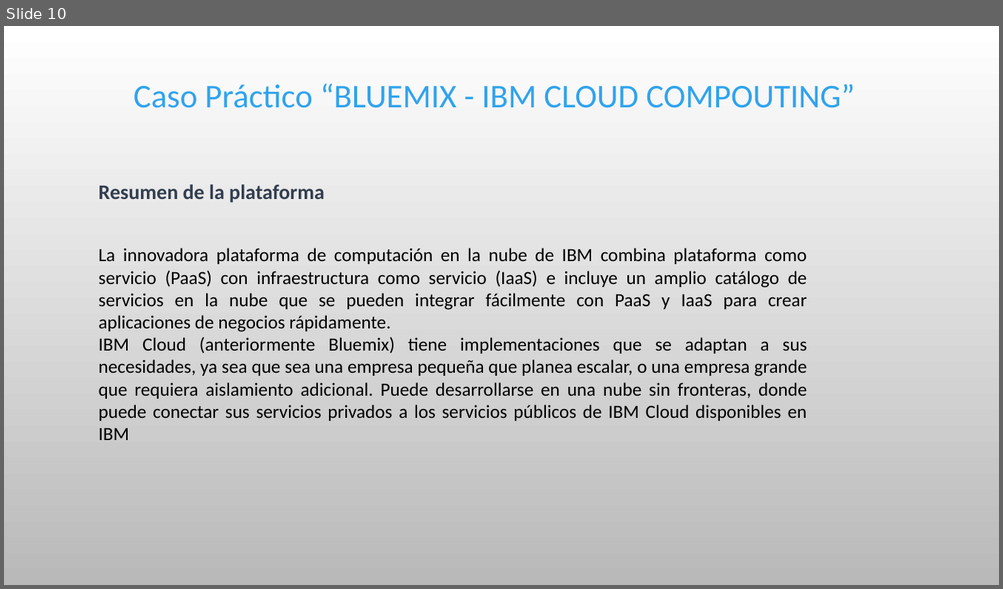
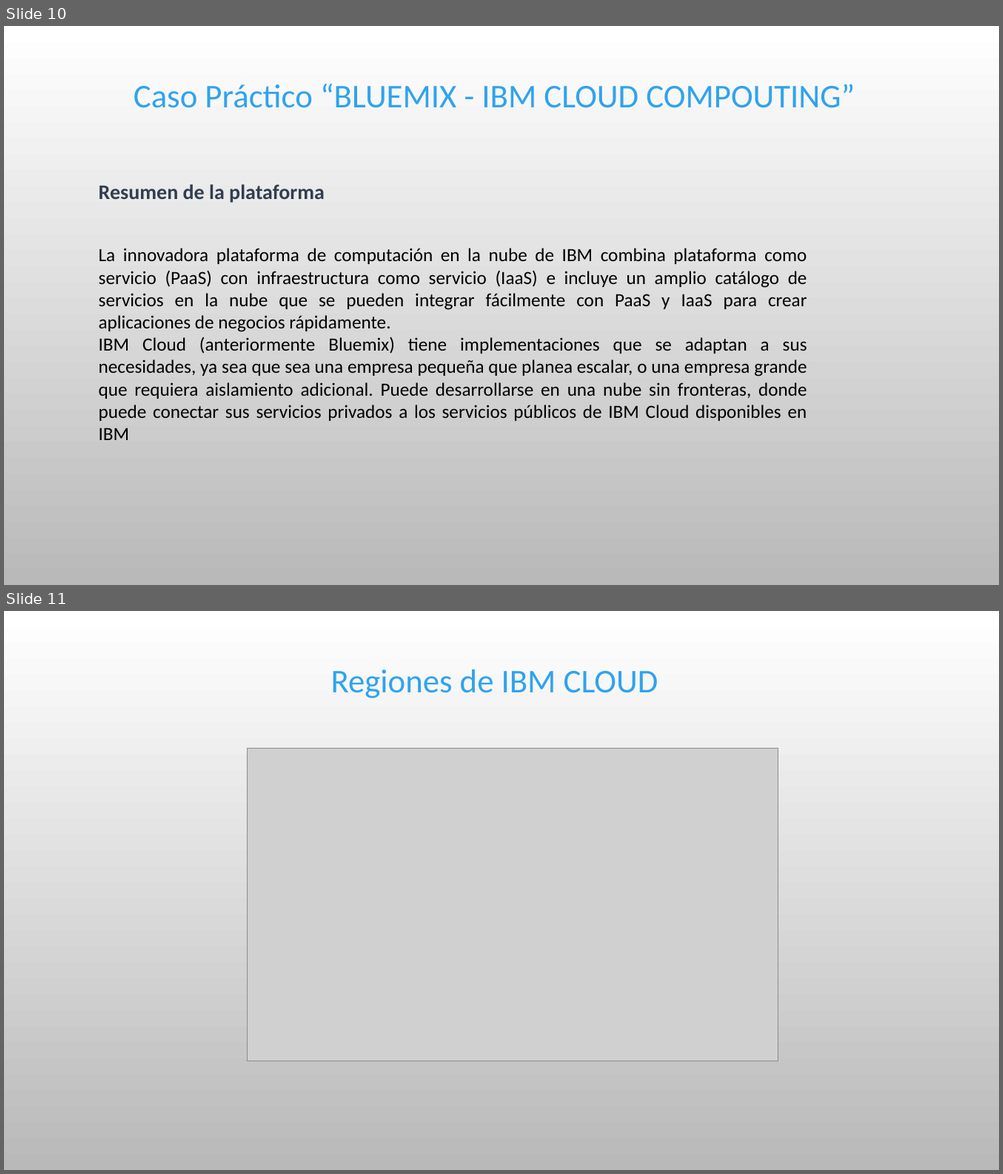
Before and after one commit to alecdiez/Tesis, a slide deck: ProyectoFinalGrado_SosaAdorati.pptx. Shown one above the other, each under a label of ours: slide 10 before the commit, slides 10 and 11 after it. The pictures are 1003x589 and 1003x1174 pixels, drawn with LibreOffice and Linux fonts; fonts in the diff are those of the drawing; grey boxes stand for pictures; background and template pictures are left out. Boxes give left, top, right and bottom in pixels: in the first picture for what was removed or moved away, otherwise in the second. Text is boxed around its words. In the diff, an @@ line names an element or a change of style, - is before the commit and + after.

```diff
--- a/ProyectoFinalGrado_SosaAdorati.pptx
+++ b/ProyectoFinalGrado_SosaAdorati.pptx
@@ slide 11 added at (x1=4, y1=611, x2=999, y2=1170), background picture (left out) @@
@@ text added at (x1=331, y1=669, x2=658, y2=698), 32 pt, text #2FA3EE @@
+Regiones de IBM CLOUD
@@ picture added at (x1=247, y1=749, x2=778, y2=1061) @@
```
Also in this commit, not shown: 1 slide changed, 2 other slides added.
